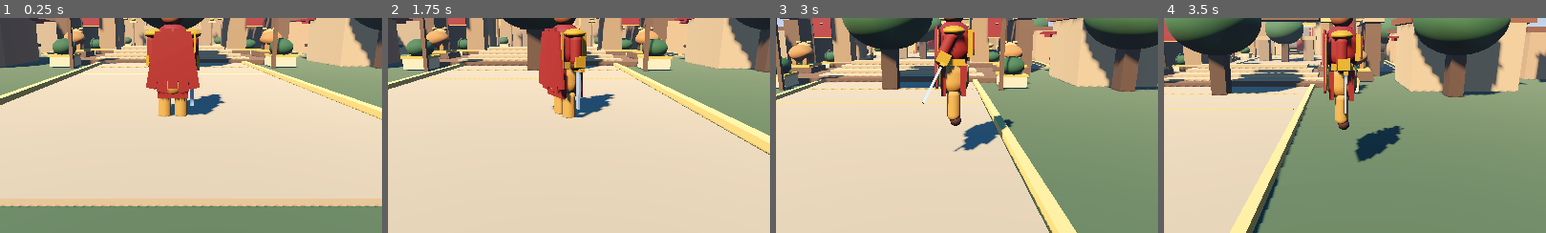
Above: before the commit, frames 1-4 (left to right).
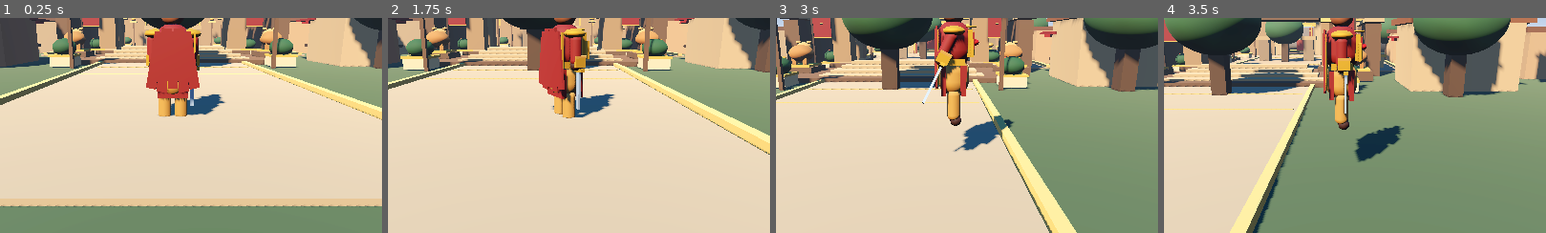
Above: after the commit, the same moments.

Repository: pmp50692-ship-it/the-lost-kingdom
Game: Godot game, scene res://scenes/main.tscn
Same seed, same stepped clock (60 frames per second), same inputs: the game is played once before the commit and once after it.
Inputs (mouse positions are % of the whole screen's width and height, from its top left):
- Up to frame 1 (0.25 s): no input
- Up to frame 2 (1.75 s): click "ATTACK" at 0.5 s; tap Enter at 1.25 s; drag from (10, 79) to (60, 28) at 1.27 s
- Up to frame 3 (3 s): drag from (30, 55) to (45, 70) at 2.02 s; tap Space (jump) at 2.75 s; move the mouse to (60, 28) at 2.77 s; hold D (move_right) from 2.78 s (still down)
- Up to frame 4 (3.5 s): keep holding D (move_right)
The pictures show only the part of the screen within x 27-77%, y 32-82%; the shares and areas given below are measured in that part.

The runs differ from the first frame. In frame 1, less than 0.1% of the frame differs, in the area x 38-53%, y 16-41%; in frame 2, 0.1%; in frame 3, 0.2%, in the area x 43-62%, y 3-53%; in frame 4, 0.2%.

Commit message:
Add royal armour ornaments and detailed warrior bracers

Diff:
--- a/scripts/player.gd
+++ b/scripts/player.gd
@@ -125,12 +125,25 @@
     _part(self, jewel, Vector3(0, 2.43, -0.225), ruby, "Crown_Front_Ruby")
     _box(self, Vector3(0.035, 0.16, 0.025), Vector3(0, 2.10, -0.224), ruby, "Royal_Tilak")
 
-    # Shoulder guards
+    # Royal chest ornaments and layered shoulder armour
+    var necklace := TorusMesh.new()
+    necklace.inner_radius = 0.105
+    necklace.outer_radius = 0.135
+    _part(torso, necklace, Vector3(0, 0.37, -0.305), gold, "Royal_Necklace")
+    var chest_emblem := SphereMesh.new()
+    chest_emblem.radius = 0.085
+    chest_emblem.height = 0.12
+    _part(torso, chest_emblem, Vector3(0, 0.08, -0.405), ruby, "Royal_Chest_Gem")
     for side in [-1.0, 1.0]:
         var shoulder := SphereMesh.new()
         shoulder.radius = 0.20
         shoulder.height = 0.18
         _part(torso, shoulder, Vector3(side * 0.34, 0.29, 0), gold, "Shoulder_Guard")
+        var shoulder_trim := TorusMesh.new()
+        shoulder_trim.inner_radius = 0.145
+        shoulder_trim.outer_radius = 0.18
+        _part(torso, shoulder_trim, Vector3(side * 0.34, 0.29, -0.025), cloth_light, "Shoulder_Trim")
+        _box(torso, Vector3(0.055, 0.34, 0.045), Vector3(side * 0.29, -0.02, -0.335), gold, "Chest_Armour_Rivet")
 
     # Articulated arms
     left_arm = Node3D.new()
@@ -139,12 +152,14 @@
     _capsule(left_arm, 0.105, 0.57, Vector3(0, -0.27, 0), tunic, "Left_Arm")
     _capsule(left_arm, 0.105, 0.20, Vector3(0, -0.55, 0), leather, "Left_Wrist")
     _box(left_arm, Vector3(0.24, 0.20, 0.22), Vector3(0, -0.48, -0.04), gold, "Left_Bracer")
+    _box(left_arm, Vector3(0.255, 0.045, 0.23), Vector3(0, -0.39, -0.045), cloth_light, "Left_Bracer_Edge")
     right_arm = Node3D.new()
     right_arm.position = Vector3(0.39, 1.56, 0)
     add_child(right_arm)
     _capsule(right_arm, 0.105, 0.57, Vector3(0, -0.27, 0), tunic, "Right_Arm")
     _capsule(right_arm, 0.105, 0.20, Vector3(0, -0.55, 0), leather, "Right_Wrist")
     _box(right_arm, Vector3(0.24, 0.20, 0.22), Vector3(0, -0.48, -0.04), gold, "Right_Bracer")
+    _box(right_arm, Vector3(0.255, 0.045, 0.23), Vector3(0, -0.39, -0.045), cloth_light, "Right_Bracer_Edge")
 
     # Legs with leather boots
     left_leg = Node3D.new()
